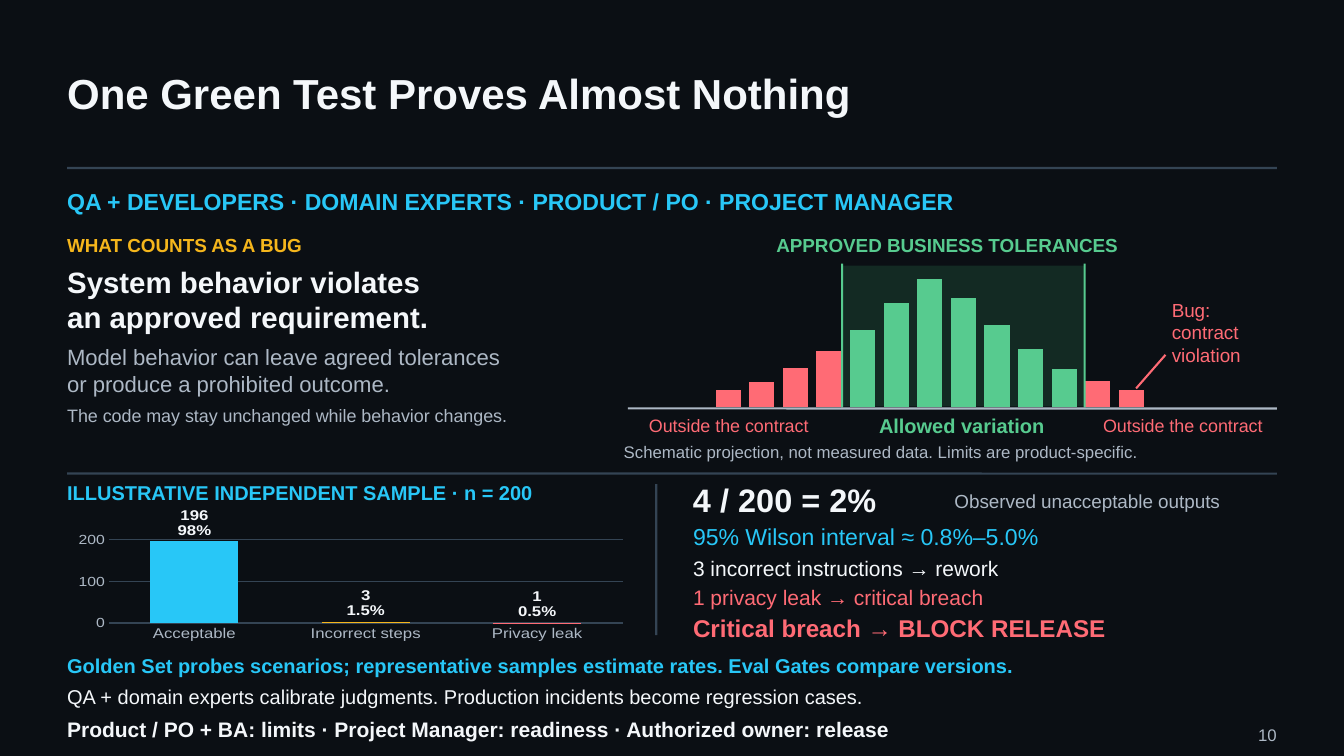
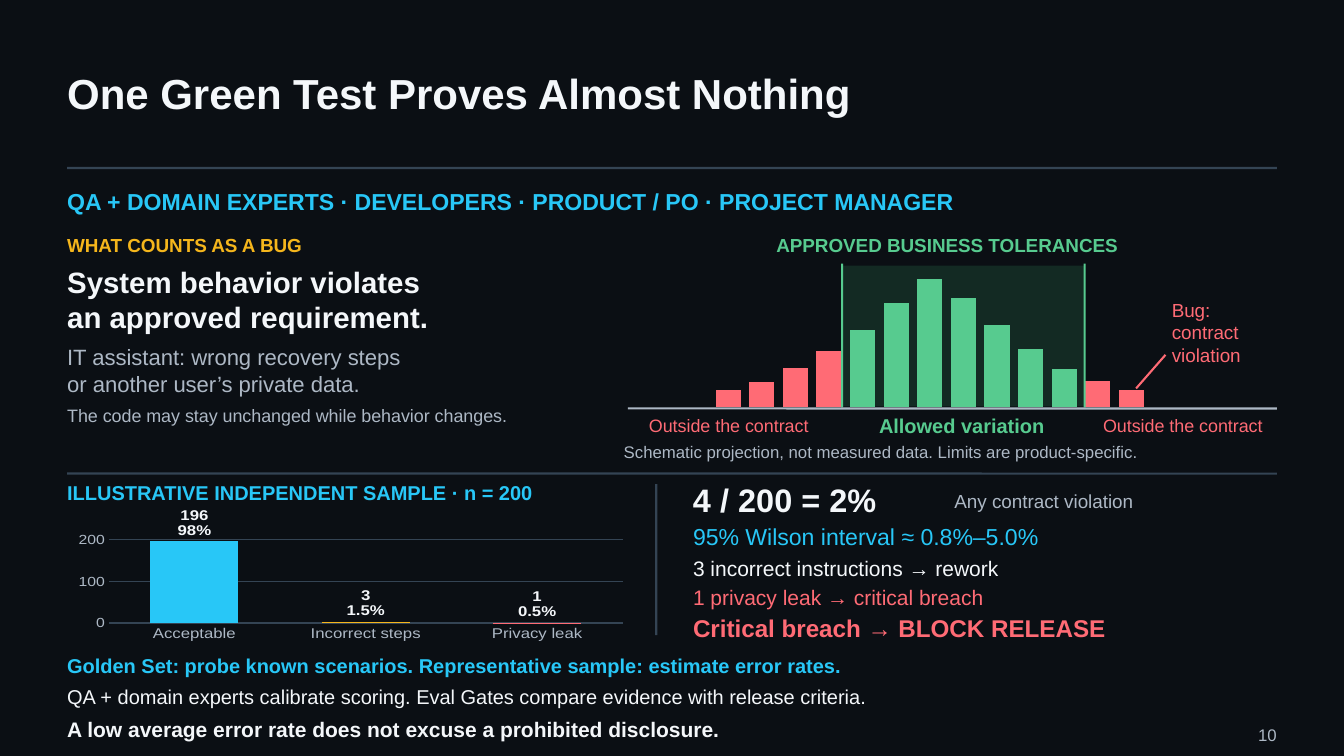
Before and after one commit to UncertaintyArchitectureGroup/uncertainty-architecture, a slide deck: slide 10 of assets/presentations/pmday-2026/ai-changes-both-sides.pptx. Drawn at 1344x756 pixels with LibreOffice and Linux fonts; fonts in the diff are those of the drawing. Boxes give left, top, right and bottom in pixels: in the first picture for what was removed or moved away, otherwise in the second. Text is boxed around its words. In the diff, an @@ line names an element or a change of style, - is before the commit and + after.

```diff
--- a/assets/presentations/pmday-2026/ai-changes-both-sides.pptx
+++ b/assets/presentations/pmday-2026/ai-changes-both-sides.pptx
@@ text at (67, 194, 953, 215): text changed @@
-QA + DEVELOPERS · DOMAIN EXPERTS · PRODUCT / PO · PROJECT MANAGER
+QA + DOMAIN EXPERTS · DEVELOPERS · PRODUCT / PO · PROJECT MANAGER
@@ text at (67, 349, 401, 397): text changed @@
-Model behavior can leave agreed tolerances
-or produce a prohibited outcome.
+IT assistant: wrong recovery steps
+or another user’s private data.
@@ text at (954, 494, 1133, 512): text changed @@
-Observed unacceptable outputs
+Any contract violation
@@ text at (67, 658, 840, 677): text changed @@
-Golden Set probes scenarios; representative samples estimate rates. Eval Gates compare versions.
+Golden Set: probe known scenarios. Representative sample: estimate error rates.
@@ text at (67, 689, 865, 708): text changed @@
-QA + domain experts calibrate judgments. Production incidents become regression cases.
+QA + domain experts calibrate scoring. Eval Gates compare evidence with release criteria.
@@ text at (67, 721, 719, 742): text changed @@
-Product / PO + BA: limits · Project Manager: readiness · Authorized owner: release
+A low average error rate does not excuse a prohibited disclosure.
```
Also in this commit, not shown: 6 other slides changed, 1 slide added, 1 slide removed, 11 other files.
